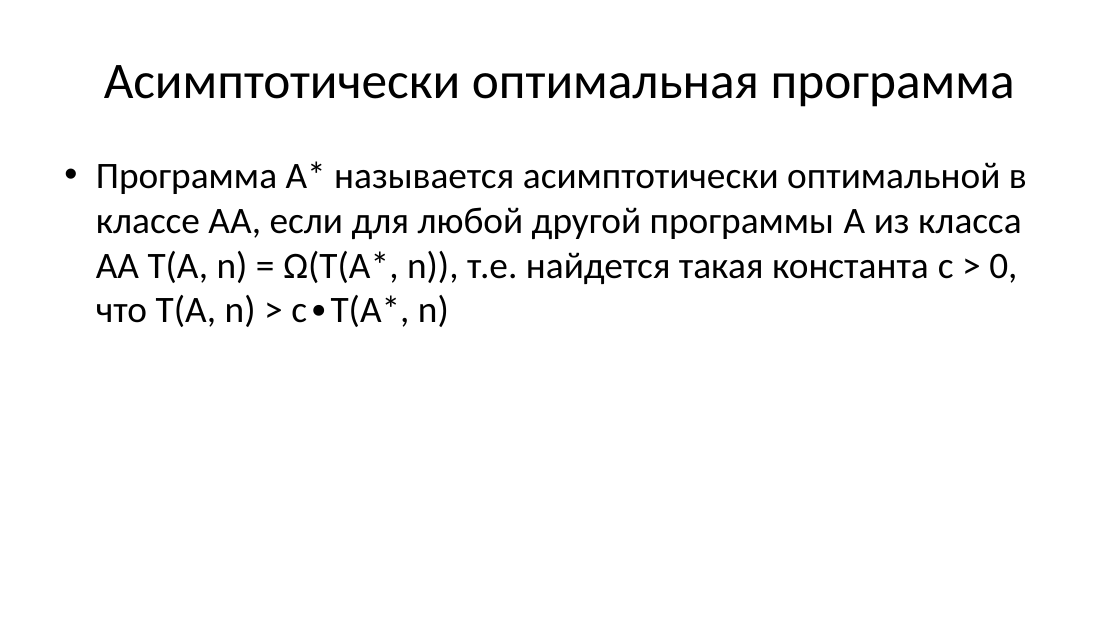
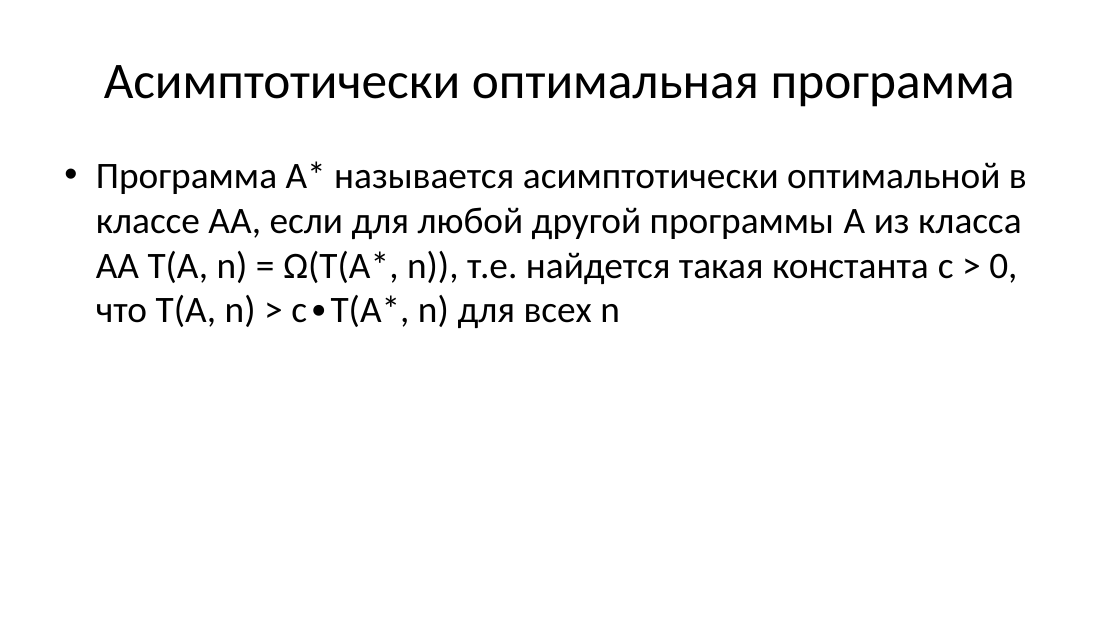
Before and after one commit to Evgueni-Petrov-aka-espetrov/Algorithms-and-Programming-in-C-pptx, a slide deck: slide 26 of 22 Оценка сложности вычислительных алгоритмов.pptx. Drawn at 1120x630 pixels with LibreOffice and Linux fonts; fonts in the diff are those of the drawing. Boxes give left, top, right and bottom in pixels: in the first picture for what was removed or moved away, otherwise in the second. Text is boxed around its words. In the diff, an @@ line names an element or a change of style, - is before the commit and + after.

```diff
--- a/22 Оценка сложности вычислительных алгоритмов.pptx
+++ b/22 Оценка сложности вычислительных алгоритмов.pptx
@@ text at [96,161,1027,328]: text changed @@
-• Программа А* называется асимптотически оптимальной в классе АА, если для любой другой программы A из класса АА T(А, n) = Ω(Т(А*, n)), т.е. найдется такая константа c > 0, что T(A, n) > с∙T(A*, n)
+• Программа А* называется асимптотически оптимальной в классе АА, если для любой другой программы A из класса АА T(А, n) = Ω(Т(А*, n)), т.е. найдется такая константа c > 0, что T(A, n) > с∙T(A*, n) для всех n
```
Also in this commit, not shown: 5 other slides changed.
